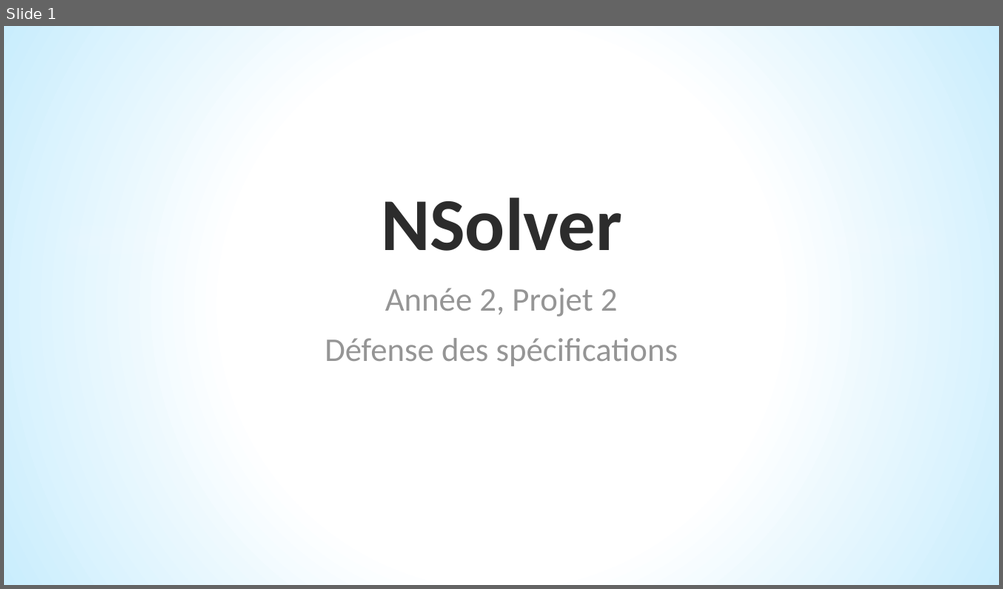
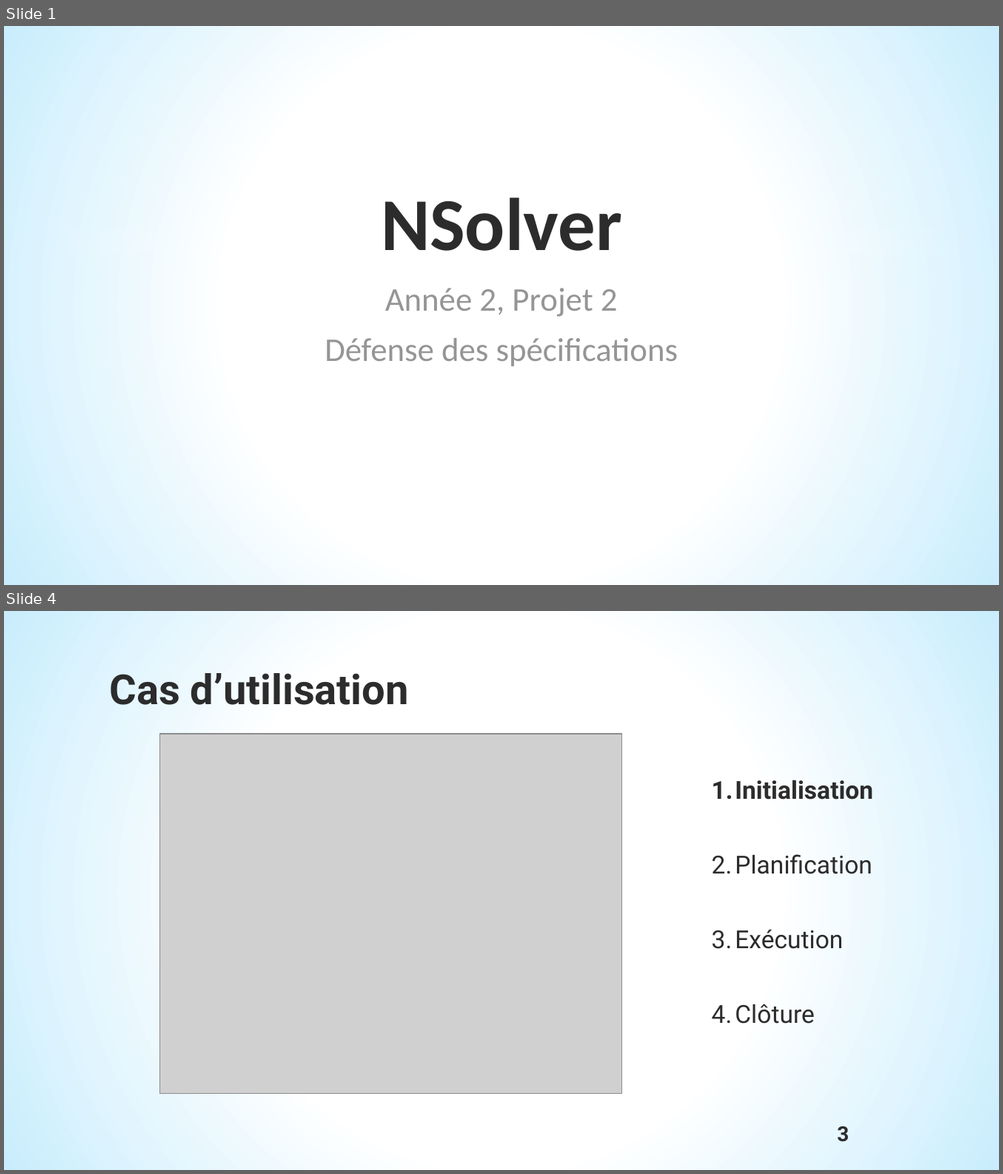
Before and after one commit to bastou2316/p2-java, a slide deck: 4. Cloture/Défense spec.pptx. Shown one above the other, each under a label of ours: slide 1 before the commit, slides 1 and 4 after it; the slides between them are not shown. The pictures are 1003x589 and 1003x1174 pixels, drawn with LibreOffice and Linux fonts; fonts in the diff are those of the drawing; grey boxes stand for pictures; background and template pictures are left out. Boxes give left, top, right and bottom in pixels: in the first picture for what was removed or moved away, otherwise in the second. Text is boxed around its words. In the diff, an @@ line names an element or a change of style, - is before the commit and + after.

```diff
--- a/4. Cloture/Défense spec.pptx
+++ b/4. Cloture/Défense spec.pptx
@@ slide 4 added at box(4, 611, 999, 1170), background gradient #FFFFFF to #C9EDFD @@
@@ title added at box(110, 673, 409, 705), 40 pt, text #2C2C2C, bold @@
+Cas d’utilisation
@@ picture added at box(160, 734, 622, 1093) @@
@@ text added at box(711, 780, 874, 1024), 24 pt, text #2C2C2C @@
+1. Initialisation
+2. Planification
+3. Exécution
+4. Clôture
@@ page number added at box(836, 1127, 848, 1142), 20 pt, text #2C2C2C, bold @@
+3
```
Also in this commit, not shown: 2 slides changed, 1 other slide added, 1 other file.
